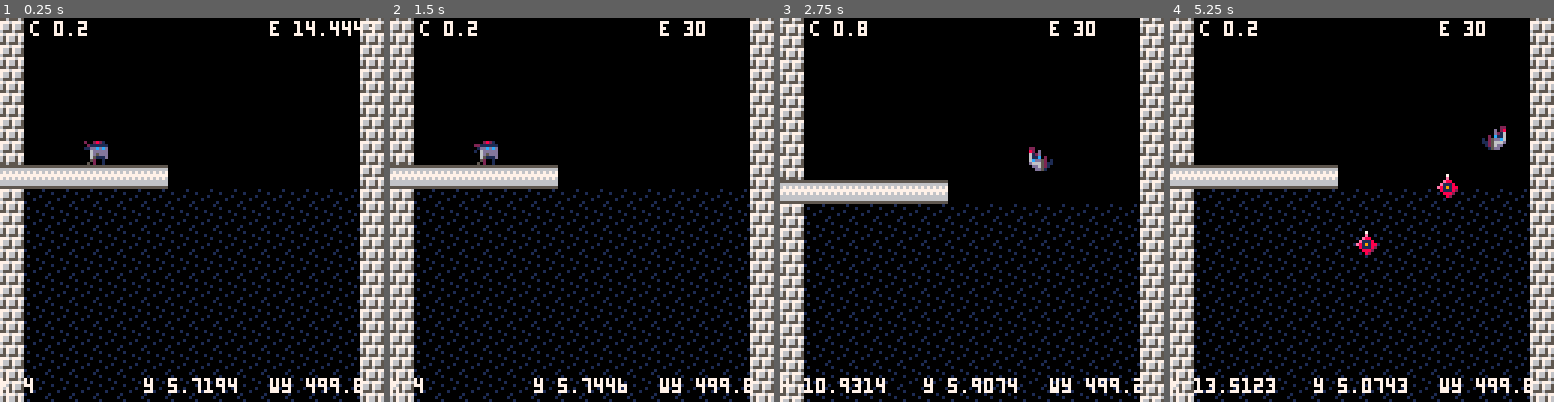
Above: before the commit, frames 1-4 (left to right).
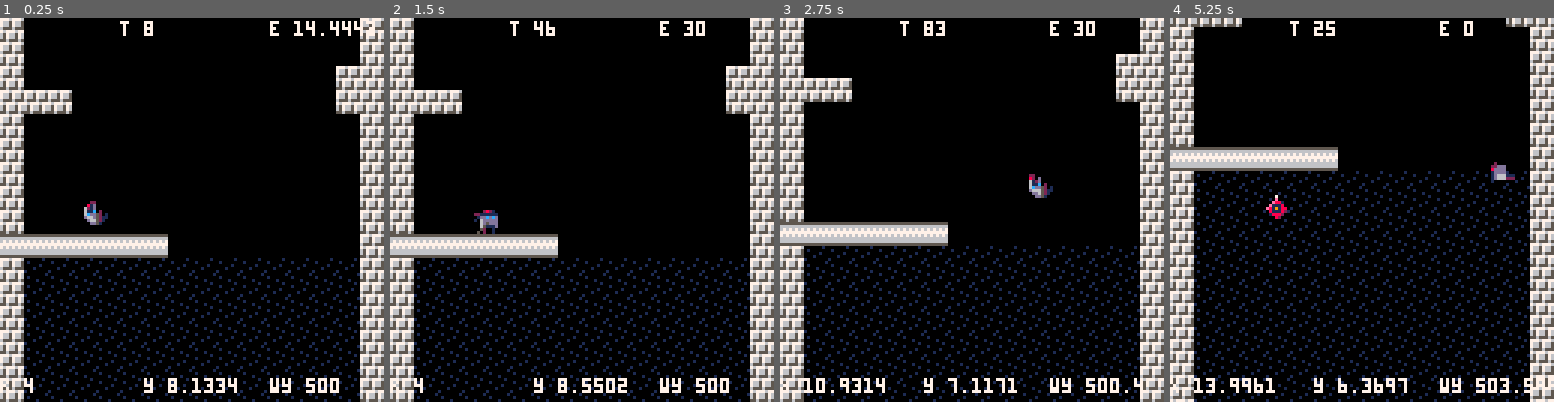
Above: after the commit, the same moments.

Repository: ggaughan/wake-of-the-ninja
Game: PICO-8 cartridge wakey.p8
Two runs of this game, one before a commit and one after it. Both use one fixed random seed, a clock stepped at 60 frames per second and the inputs below.
Inputs:
- Up to frame 1 (0.25 s): no input
- Up to frame 2 (1.5 s): no input
- Up to frame 3 (2.75 s): hold Right 1.6-2.1 s; hold Up 2.15-2.42 s; hold Right from 2.47 s (still down)
- Up to frame 4 (5.25 s): release Right at 3.03 s; hold Left 3.08-3.58 s; hold Down 3.63-3.97 s; hold Right 4.02-4.68 s; hold Up 4.73-5.03 s; hold Left from 5.08 s (still down)

The runs differ from the first frame. In frame 1, 25% of the frame differs, in the area x 0-100%, y 0-100%; in frame 2, 25%; in frame 3, 25%; in frame 4, 26%.

Commit message:
Enemy/player collision

Diff:
--- a/wakey.p8
+++ b/wakey.p8
@@ -6,6 +6,9 @@
 debug = true
 
 sound = true
+s_die = 6
+
+die_duration = 60
 
 t,r,b,l="t","r","b","l"
 l_swim="l_swim"
@@ -13,6 +16,7 @@
 idle="idle"
 falling="falling"
 jump="jump"
+die="die"
 -- note: animates from ceil(0.1..<#)
 -- todo pad all > 1 to 4?
 anim={
@@ -25,6 +29,7 @@
 	l_swim={135,136,137,136},
 	falling={163,164},
 	jump={130},
+	die={132,133,134},
 
 	["enemy"]={97},
 }
@@ -40,7 +45,7 @@
 w_default_row_water = {w_default_brick,10,10,10,10,10,10,10,10,10,10,10,10,10,10,w_default_brick}
 w_start_brick = 141
 
-pl_start_y = 4
+pl_start_y = 7
 scroll_dy = 0.2  --note: 0.3 needs better collision resolution
 --scroll_dy = 0.1
 wdy = 0
@@ -94,64 +99,77 @@
 -- update tab
 function control_player(pl)
 
-	pl.state = idle
-
- -- how fast to accelerate
- local accel = 0.2
- if btn(⬅️) then
- 	pl.dx -= accel/2
- 	pl.dir = l
- 	pl.state = l
- end
- if btn(➡️) then
-  pl.dx += accel/2
- 	pl.dir = r
- 	pl.state = r
- end
- if btn(⬆️) then
-	 if pl.energy > min_energy then
-	  pl.dy -= accel
-	 	if pl.state != t then
-		 	if pl.dir != t then
-			 	pl.state = jump
-		 	else
-			 	pl.state = t
-		 	end
-		 end
-	 	pl.dir = t
-	 	pl.energy -= default_energy_use
-	 end --else --'fall'
- 	--printh("!"..pl.energy)
- end
- if btn(⬇️) then
-	 if pl.energy > min_energy then
-	  pl.dy += accel
-	 	if pl.state != b then
-		 	if pl.dir != b then
-			 	pl.state = jump
-		 	else
-			 	pl.state = b
-			 end
-		 end
- 		pl.dir = b
-	 	pl.energy -= default_energy_use
-	 end --else --'fall'
- end
-
 	-- note: +1 for smooth top row upward scrolling
 	local in_water = pl.y + wy + pl.dy - w_g_y +1 > water_level
 	--printh("*"..(pl.y + wy + pl.dy - w_g_y) .."..".. water_level )
 
-	if not btn(⬇️) and in_water then
- 	pl.energy += default_energy_recharge
-	end
-	if not btn(⬆️) and not in_water then
-		--printh("!*"..pl.energy)
- 	pl.energy += default_energy_recharge
-	end
-	if pl.energy > max_energy then
-		pl.energy = max_energy
-	end
+	if pl.state == die then
+	 -- note: dying - no control and no recovery
+		if pl.t > die_duration then
+		 -- reset for next time
+		 -- todo move to new_life
+		 -- todo play sound
+		 -- todo maybe location reset? or is fall enough?
+			pl.state = idle
+		end
+	else
+		-- we are alive and have control
+		pl.state = idle
+
+	 -- how fast to accelerate
+	 local accel = 0.2
+	 if btn(⬅️) then
+	 	pl.dx -= accel/2
+	 	pl.dir = l
+	 	pl.state = l
+	 end
+	 if btn(➡️) then
+	  pl.dx += accel/2
+	 	pl.dir = r
+	 	pl.state = r
+	 end
+	 if btn(⬆️) then
+		 if pl.energy > min_energy then
+		  pl.dy -= accel
+		 	if pl.state != t then
+			 	if pl.dir != t then
+				 	pl.state = jump
+			 	else
+				 	pl.state = t
+			 	end
+			 end
+		 	pl.dir = t
+		 	pl.energy -= default_energy_use
+		 end --else --'fall'
+	 	--printh("!"..pl.energy)
+	 end
+	 if btn(⬇️) then
+		 if pl.energy > min_energy then
+		  pl.dy += accel
+		 	if pl.state != b then
+			 	if pl.dir != b then
+				 	pl.state = jump
+			 	else
+				 	pl.state = b
+				 end
+			 end
+	 		pl.dir = b
+		 	pl.energy -= default_energy_use
+		 end --else --'fall'
+	 end
+
+
+		if not btn(⬇️) and in_water then
+	 	pl.energy += default_energy_recharge
+		end
+		if not btn(⬆️) and not in_water then
+			--printh("!*"..pl.energy)
+	 	pl.energy += default_energy_recharge
+		end
+		if pl.energy > max_energy then
+			pl.energy = max_energy
+		end
+ end
 
 	-- todo move to _draw?
 	wdy = 0
@@ -191,7 +209,7 @@
 			--solid_pl = solid_a(pl, 0, pl.dy+wdy-w_g_y)
 			solid_pl = solid_a(pl, 0, pl.dy-w_g_y)
 			if pl.state != t and pl.state != jump then
-				if not solid_pl then
+				if not solid_pl and pl.state != die then
 				 pl.state = falling
 				end
 			end
@@ -201,7 +219,7 @@
 			--solid_pl = solid_a(pl, 0, pl.dy+wdy+w_g_y)
 			solid_pl = solid_a(pl, 0, pl.dy+w_g_y)
 			if pl.state != b and pl.state != jump then
-				if not solid_pl then
+				if not solid_pl and pl.state != die then
 				 pl.state = falling
 				end
 			end
@@ -221,7 +239,7 @@
 
 
 	-- todo move to _draw?
-	if pl.state == idle then
+	if pl.state == idle or pl.state == die then
 	 pl.frame += 0.1
 
 		if pl.frame >= #anim[pl.state] then
@@ -331,10 +349,9 @@
 	 print("y "..pl.y,48,120,7)
 	 print("wy "..wy,90,120,7)
 
-		--print("c "..ceil((ceil(wy)-wy)*10), 10,1,7)
-		print("c "..ceil(wy)-wy, 10,1,7)
-
-	 --print("m "..stat(0),90,1,7)  -- in k
+		--print("c "..ceil(wy)-wy, 10,1,7)
+
+	 print("t "..pl.t,40,1,7)  -- in k
 	 print("e "..pl.energy,90,1,7)  -- in k
  end
 end
@@ -427,6 +444,10 @@
 function solid_actor(a, dx, dy)
  for a2 in all(actor) do
   if a2 != a then
+  	-- todo perhaps skip if both mass==0 (i.e. enemy + enemy pass through)
+  	-- todo or, just don't call if mass==0 and pl must test enemy hits
+  	--        so then if a=pl and a2=enemy = simple?
+
    local x=(a.x+dx) - a2.x
    local y=(a.y+dy) - a2.y
    if ((abs(x) < (a.w+a2.w)) and
@@ -442,6 +463,15 @@
      v=a.dx + a2.dy
      a.dx = v/2
      a2.dx = v/2
+     if a==pl and pl.state!=die and is_enemy(a2) then
+      if (sound) sfx(s_die)
+      pl.state=die
+      pl.dy=0
+      pl.t=0
+      pl.energy=0
+      a2.y=-1  -- kill
+     	printh("die")
+	    end
      return true
     end
 
@@ -450,6 +480,15 @@
      v=a.dy + a2.dy
      a.dy=v/2
      a2.dy=v/2
+     if a==pl and pl.state!=die and is_enemy(a2) then
+      if (sound) sfx(s_die)
+      pl.state=die
+      pl.t=0
+      pl.dy=0
+      pl.energy=0
+      a2.y=-1  -- kill
+     	printh("die")
+	    end
      return true
     end
 
@@ -464,10 +503,13 @@
 
 -- checks both walls and actors
 function solid_a(a, dx, dy)
- if a.mass > 0 and solid_area(a.x+dx,a.y+dy,a.w,a.h) then
-  return true
+ if a.mass > 0 then
+  if solid_area(a.x+dx,a.y+dy,a.w,a.h) then
+	  return true
+	 end
+ 	return solid_actor(a, dx, dy)
  end
- return solid_actor(a, dx, dy)
+ return false
 end
 
 function move_actor(a)
@@ -623,7 +665,7 @@
 		local in_water = pl.y + wy + pl.dy - w_g_y +1 > water_level
 
 		if rnd() > 0.99 then
-		 x = rnd(13) + 1
+		 x = flr(rnd(13)) + 1.5  -- i.e. in lanes (so player can hide at edges)
 			e = make_enemy(x, -1)
 		 if in_water then
 			 e.y = 0
@@ -633,7 +675,7 @@
 				e.dy -= accel
 			end
 			add(enemy, e)
-			if (debug)	printh("add "..e.dy.." "..e.mass)
+			if (debug)	printh("add "..e.dy.." "..e.x.." "..e.mass)
 		end
 	end
 end
@@ -650,7 +692,9 @@
 	end
 end
 
-
+function is_enemy(a)
+	return a.mass == 0 -- for now
+end
 __gfx__
 00012000606660666066606660666066606660666066606616666661feeeeee87bbbbbb30000004000000030000300000b0dd030777777674f9f4fff7999a999
 07d1257000000000000000000000000000000000007777006d6666d6e8888882b3333331040000000300000003000030d3000b0d76777777fffff9f49999979a
